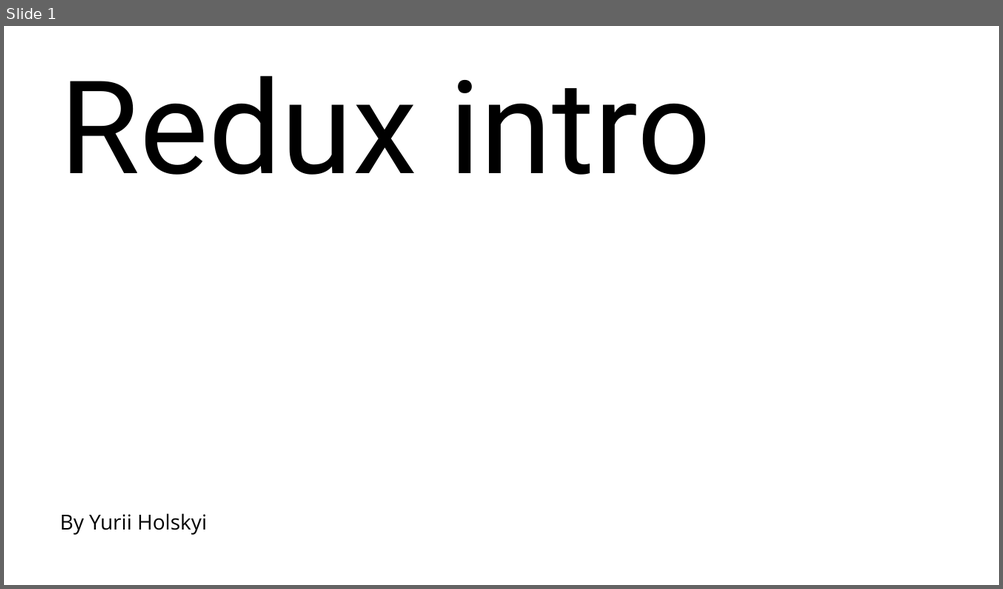
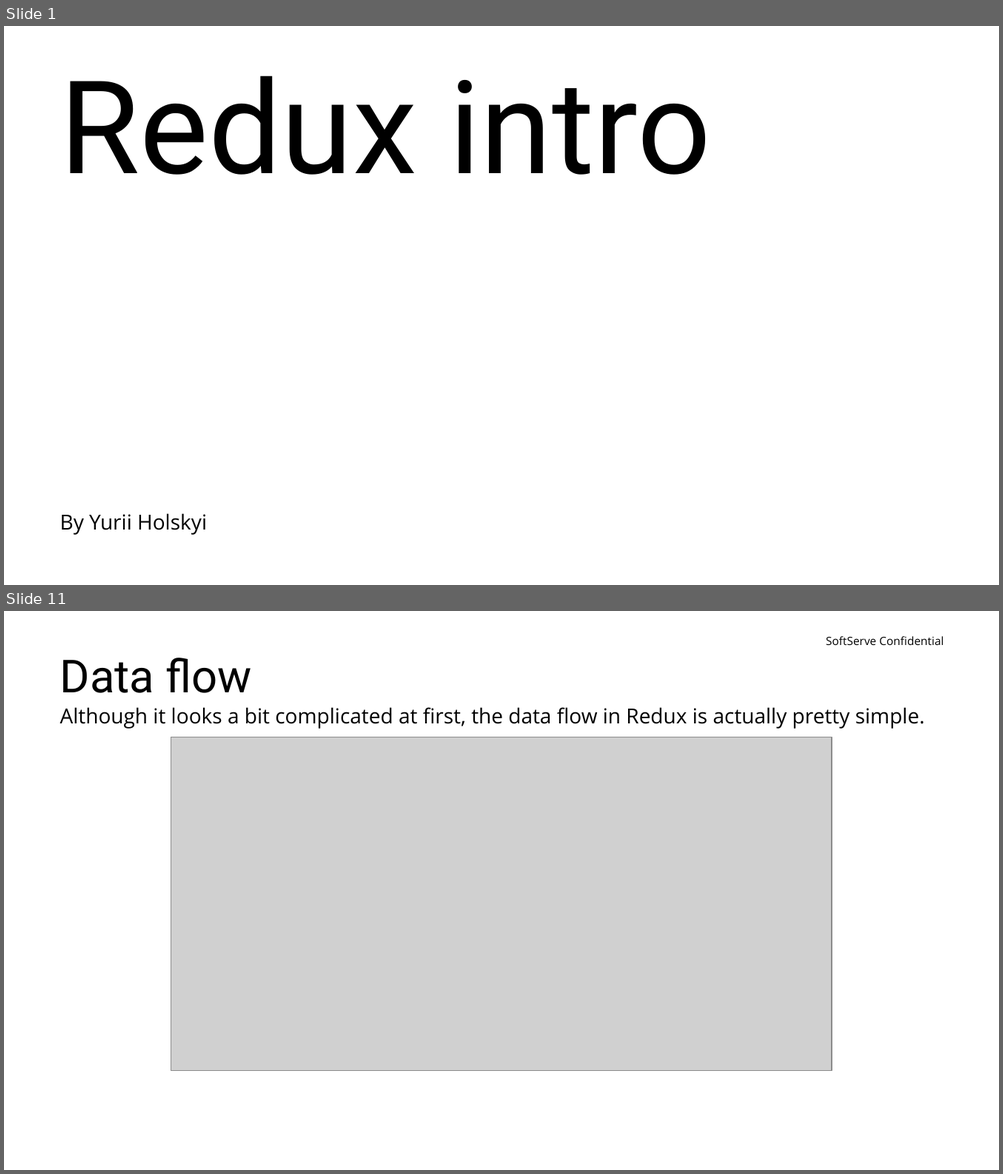
Before and after one commit to yuriiholskiy/Lv-469.node, a slide deck: perfomances/redux-intro(Yurii Holskyi).pptx. Shown one above the other, each under a label of ours: slide 1 before the commit, slides 1 and 11 after it; the slides between them are not shown. The pictures are 1003x589 and 1003x1174 pixels, drawn with LibreOffice and Linux fonts; fonts in the diff are those of the drawing; grey boxes stand for pictures; background and template pictures are left out. Boxes give left, top, right and bottom in pixels: in the first picture for what was removed or moved away, otherwise in the second. Text is boxed around its words. In the diff, an @@ line names an element or a change of style, - is before the commit and + after.

Commit message:
work on Task 2 for webtask + redux perfomance

```diff
--- a/perfomances/redux-intro(Yurii Holskyi).pptx
+++ b/perfomances/redux-intro(Yurii Holskyi).pptx
@@ slide 11 added at [4, 611, 999, 1170], background #FFFFFF @@
@@ text added at [825, 636, 943, 645], 11 pt, text #000000 @@
+SoftServe Confidential
@@ title added at [60, 658, 251, 693], 44 pt, text #000000 @@
+Data flow
@@ text added at [60, 707, 925, 729], 20 pt, text #000000 @@
+Although it looks a bit complicated at first, the data flow in Redux is actually pretty simple.
@@ picture added at [171, 737, 831, 1071] @@
```
Also in this commit, not shown: 1 slide changed, 14 other slides added, 15 other files.
